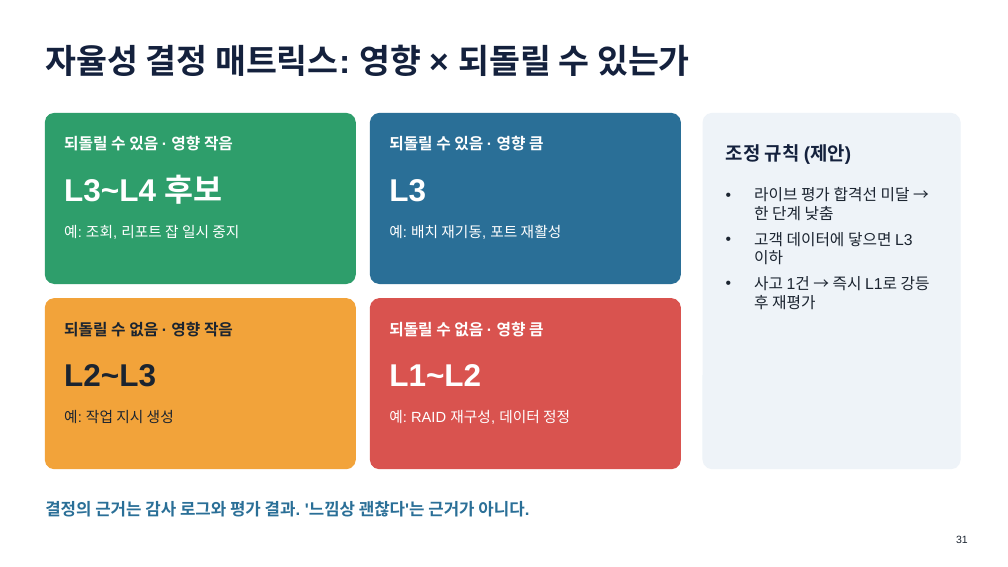
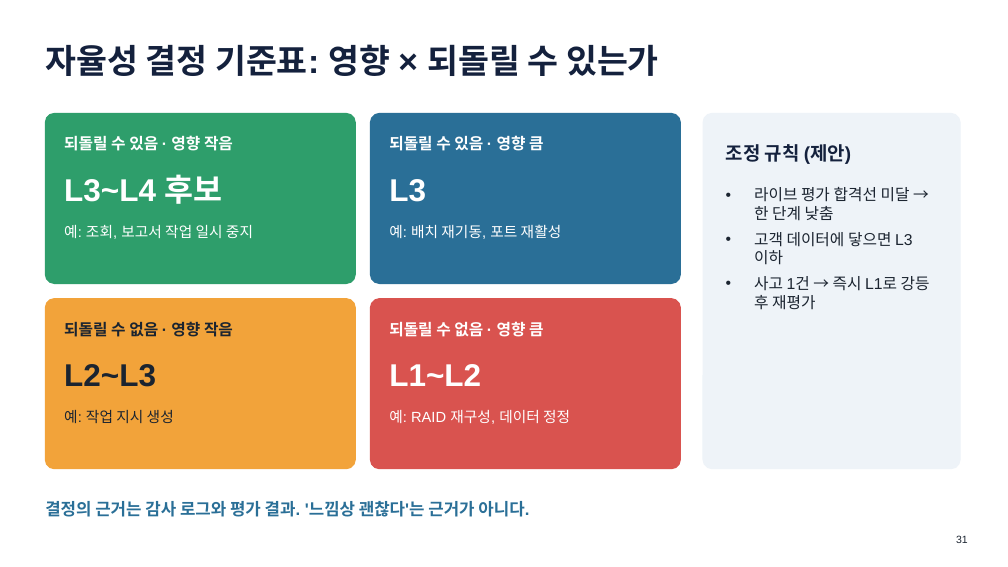
Before and after one commit to khaniyapark-ops/AI-Study, a slide deck: slide 31 of advanced/심화교육_Agentic.pptx. Drawn at 1008x567 pixels with LibreOffice and Linux fonts; fonts in the diff are those of the drawing. Boxes give left, top, right and bottom in pixels: in the first picture for what was removed or moved away, otherwise in the second. Text is boxed around its words. In the diff, an @@ line names an element or a change of style, - is before the commit and + after.

```diff
--- a/advanced/심화교육_Agentic.pptx
+++ b/advanced/심화교육_Agentic.pptx
@@ text at (45, 44, 659, 76): text changed @@
-자율성 결정 매트릭스: 영향 × 되돌릴 수 있는가
+자율성 결정 기준표: 영향 × 되돌릴 수 있는가
@@ text at (64, 225, 253, 239): text changed @@
-예: 조회, 리포트 잡 일시 중지
+예: 조회, 보고서 작업 일시 중지
```
Also in this commit, not shown: 16 other slides changed, 33 other files.
